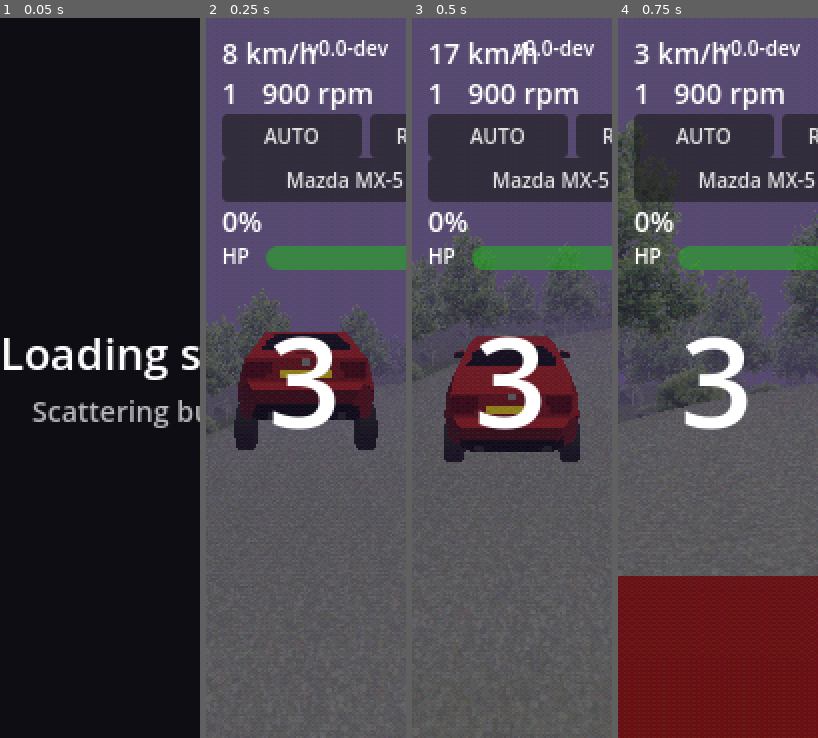
Above: before the commit, frames 1-4 (left to right).
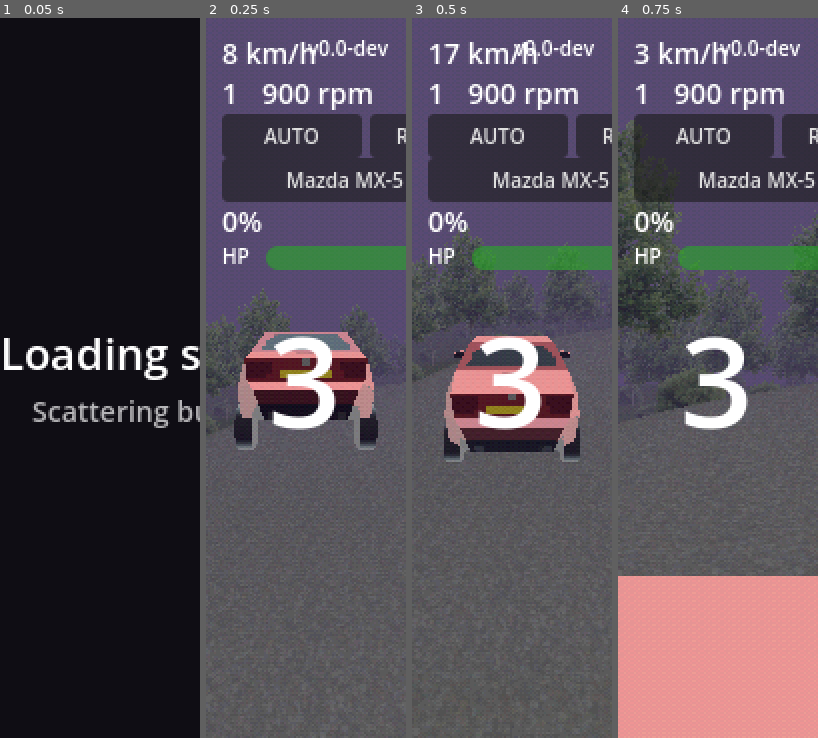
Above: after the commit, the same moments.

Repository: felixxwu/TAPPA
Game: Godot game, scene res://main.tscn
Same seed, same stepped clock (60 frames per second), same inputs: the game is played once before the commit and once after it. This scene is started directly instead of the project's main scene.
Inputs (mouse positions are in pixels of both pictures, inside the frame that each line leads up to):
- Up to frame 1 (0.05 s): no input
- Up to frame 2 (0.25 s): no input
- Up to frame 3 (0.5 s): no input
- Up to frame 4 (0.75 s): tap Enter (menu_select) at 0.5 s; move the mouse to (762, 342) at 0.52 s; hold Right (menu_right) from 0.53 s (still down); tap C (cycle_camera) at 0.6 s; click (762, 342) at 0.67 s

Frame 1 is identical in both runs. In frame 2, 3.3% of the frame differs, in the area x 15-85%, y 43-60%; in frame 3, 4.8%; in frame 4, 22%, in the area x 0-100%, y 77-100%.

Commit message:
Add fake skybox reflection (matcap) on the car
Wire a matcap "material capture" reflection into the car's PS1-style shader —
the classic old-car-game cheat for reflective paint with no reflection probe,
cubemap, or extra render pass. A pre-baked chrome-ball image is indexed by the
view-space normal and added to the lit base colour, so curved panels sweep a
sky/horizon glint as the camera orbits (the same canned image regardless of the
real surroundings).

- shaders/ps1_models_lit.gdshader: sample matcap_texture by the view-space
  NORMAL and add it, gated behind matcap_amount (0 = no-op).
- scripts/game_config.gd: Lighting -> Reflection controls
  (car_reflection_amount, default 0.5; car_reflection_matcap texture), pushed
  onto every car mesh via the existing apply_car_light() chokepoint so the
  chassis/cabin/wheels and the MX-5 body all get it.
- textures/matcap_chrome.png: CC0 chrome matcap from the nidorx collection.
- features/rendering.md + test_render_smoke.gd: docs and tests for the wiring.

Co-Authored-By: Claude Opus 4.8 <noreply@anthropic.com>
Claude-Session: https://claude.ai/code/session_01PLQykZE5pjt1kQpU7aTPWz

Diff:
--- a/rally/scripts/game_config.gd
+++ b/rally/scripts/game_config.gd
@@ -397,6 +397,17 @@
 ## Ambient colour on downward-facing surfaces (ground bounce).
 @export var ground_color := Color(0.35, 0.35, 0.35)
 
+@export_subgroup("Reflection")
+## Fake skybox reflection on the car (matcap). 0 = off, 1 = full strength. The
+## old car-game cheat: a pre-baked "chrome ball" image is indexed by the
+## view-space normal and added to the panels, so they catch a moving sky/horizon
+## highlight with no reflection probe or extra render pass. See
+## shaders/ps1_models_lit.gdshader and features/rendering.md.
+@export_range(0.0, 1.0) var car_reflection_amount := 0.5
+## The matcap sphere image sampled for the reflection — a photo/render of a
+## reflective ball. Swap it to change what the car appears to "reflect".
+@export var car_reflection_matcap: Texture2D = preload("res://textures/matcap_chrome.png")
+
 @export_group("Track")
 ## Total width of the generated track, in metres; cells within half this
 ## distance of the centerline are coloured as track.
@@ -584,6 +595,8 @@
 	mat.set_shader_parameter("sun_color", sun_color)
 	mat.set_shader_parameter("sky_color", sky_color)
 	mat.set_shader_parameter("ground_color", ground_color)
+	mat.set_shader_parameter("matcap_texture", car_reflection_matcap)
+	mat.set_shader_parameter("matcap_amount", car_reflection_amount)
 
 
 # Push the shared sun/ambient values + the terrain amount onto a TerrainManager,
--- a/rally/shaders/ps1_models_lit.gdshader
+++ b/rally/shaders/ps1_models_lit.gdshader
@@ -12,6 +12,16 @@
 uniform sampler2D albedo_texture : source_color, filter_nearest, hint_default_white;
 uniform vec4 albedo_color : source_color = vec4(1.0);
 uniform vec2 texture_tile = vec2(1.0, 1.0);
+
+// Fake skybox reflection (matcap / "material capture"): a pre-baked image of a
+// reflective ball, indexed by the VIEW-SPACE surface normal. It costs one extra
+// texture read and no scene data at all — the classic old-car-game cheat for
+// "reflective paint". The reflection tracks the camera (so curved panels sweep a
+// sky/horizon highlight as you orbit) but is the same canned image regardless of
+// what's actually around the car. matcap_amount 0 (the default for the
+// non-reflective meshes) makes the whole thing a no-op.
+uniform sampler2D matcap_texture : source_color, hint_default_black, filter_linear_mipmap;
+uniform float matcap_amount : hint_range(0.0, 1.0) = 0.0;
 
 // Fake lighting, all in world space so shading tracks the car as it turns.
 // light_amount blends the whole effect in (0 = flat, 1 = full); GameConfig's
@@ -36,5 +46,13 @@
 }
 
 void fragment() {
-	ALBEDO = texture(albedo_texture, UV * texture_tile).rgb * albedo_color.rgb * COLOR.rgb * v_light;
+	vec3 base = texture(albedo_texture, UV * texture_tile).rgb * albedo_color.rgb * COLOR.rgb * v_light;
+	// Sphere-map lookup: the view-space normal's xy maps the surface onto the
+	// matcap "chrome ball" — centre = facing the camera, edges = grazing angles.
+	// y is flipped because Godot's UV origin is top-left. Added (not mixed) so the
+	// bright sky rim reads as a glossy highlight rather than replacing the paint;
+	// this matcap's dark centre keeps head-on panels close to their base colour.
+	vec2 matcap_uv = vec2(NORMAL.x, -NORMAL.y) * 0.5 + 0.5;
+	vec3 reflection = texture(matcap_texture, matcap_uv).rgb;
+	ALBEDO = base + reflection * matcap_amount;
 }
--- a/rally/tests/headless/test_render_smoke.gd
+++ b/rally/tests/headless/test_render_smoke.gd
@@ -97,6 +97,15 @@
 	assert_true(src.contains("void vertex()"), "ps1_models_lit computes lighting per-vertex")
 
 
+func test_lit_car_shader_has_matcap_reflection() -> void:
+	var src := FileAccess.get_file_as_string("res://shaders/ps1_models_lit.gdshader")
+	# Fake skybox reflection: sample a matcap by the view-space normal and add it,
+	# gated behind matcap_amount (0 = no-op for the non-reflective meshes).
+	assert_true(src.contains("matcap_texture"), "ps1_models_lit samples a matcap_texture")
+	assert_true(src.contains("matcap_amount"), "ps1_models_lit gates the reflection behind matcap_amount")
+	assert_true(src.contains("NORMAL"), "ps1_models_lit indexes the matcap by the view-space NORMAL")
+
+
 func test_terrain_shader_has_no_vertex_stage() -> void:
 	# Performance guard: the shared terrain shader must NOT carry a vertex() stage.
 	# The terrain is the heaviest geometry (tens of thousands of vertices in the
@@ -114,6 +123,9 @@
 	var car_mat := car_chassis.get_surface_override_material(0) as ShaderMaterial
 	assert_not_null(car_mat, "car chassis has a ShaderMaterial")
 	assert_gt(car_mat.get_shader_parameter("light_amount"), 0.0, "car mesh is lit (light_amount > 0)")
+	# apply_car_light also wires the fake-reflection matcap onto the car meshes.
+	assert_gt(car_mat.get_shader_parameter("matcap_amount"), 0.0, "car mesh gets a matcap reflection (matcap_amount > 0)")
+	assert_not_null(car_mat.get_shader_parameter("matcap_texture"), "car mesh has a matcap texture assigned")
 
 	var floor_node := _scene.get_node("Floor")
 	var terrain_mat := floor_node.chunk_material as ShaderMaterial
Binary file added: rally/textures/matcap_chrome.png
Not shown, added: rally/textures/matcap_chrome.png.import
Not shown, changed: rally/features/rendering.md
